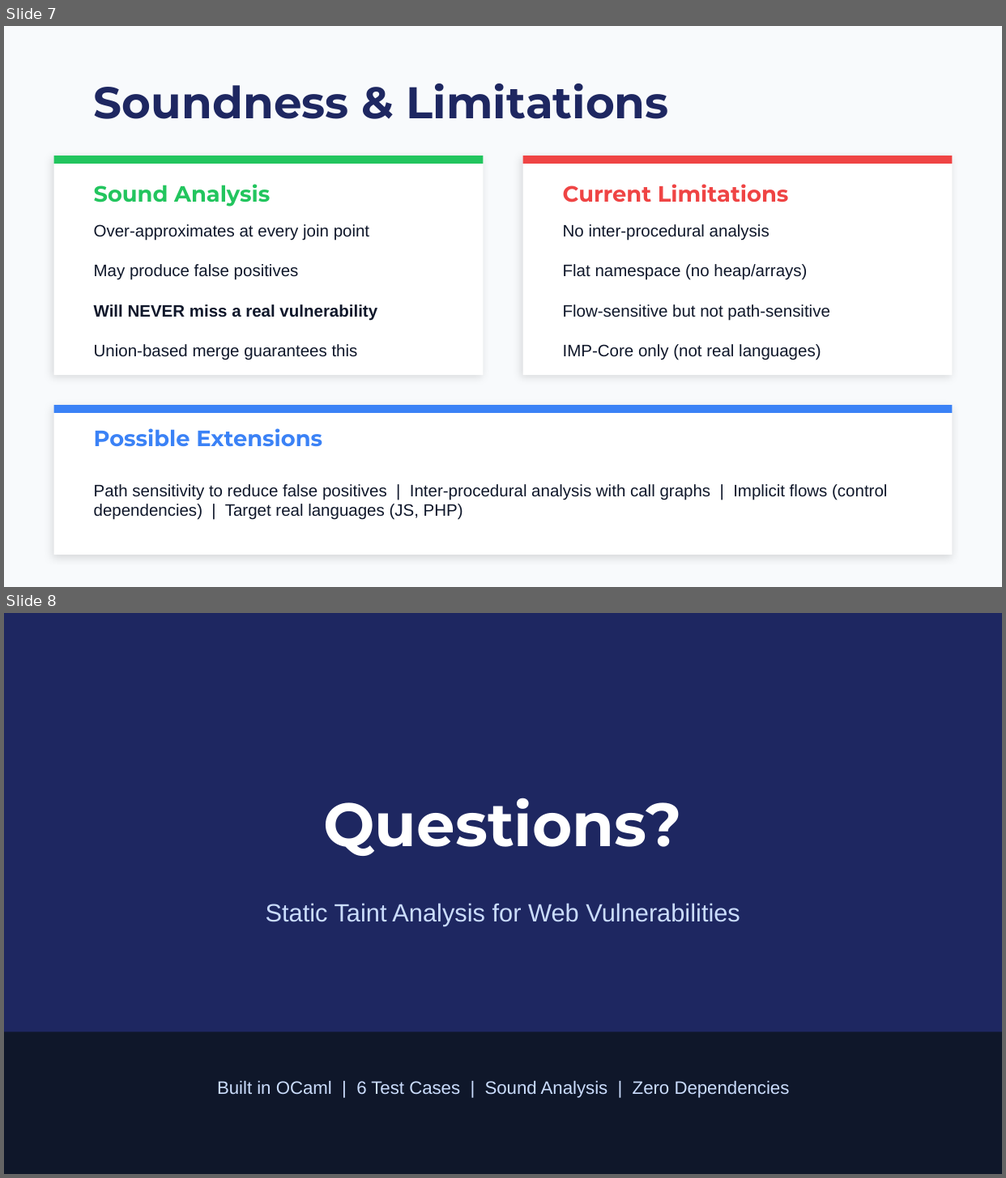
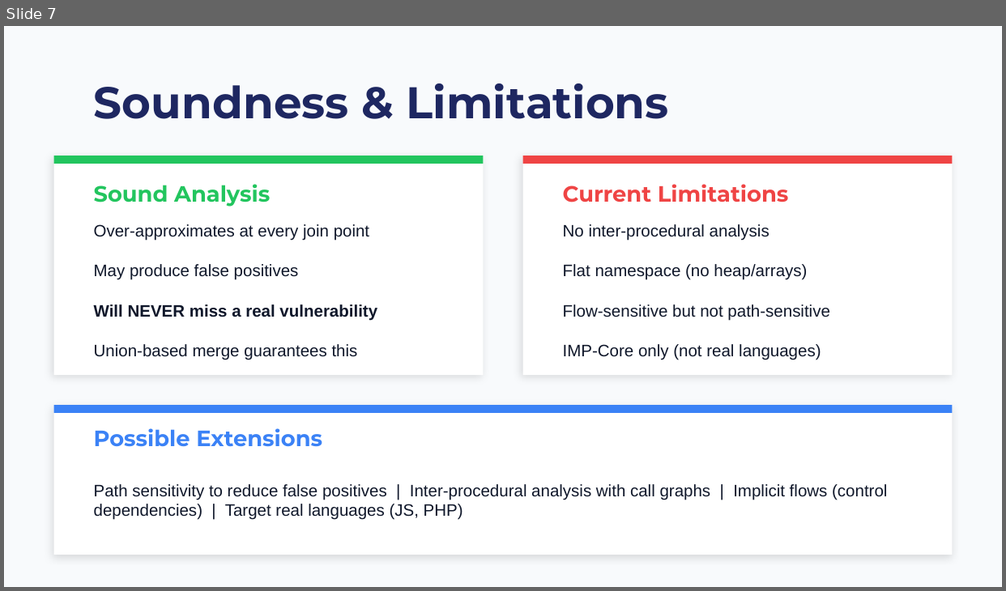
Before and after one commit to lyndalevy/cs336-project, a slide deck: CS336_Taint_Analysis_Presentation.pptx. Shown one above the other, each under a label of ours: slides 7 and 8 before the commit, slide 7 after it. The pictures are 1006x1178 and 1006x591 pixels, drawn with LibreOffice and Linux fonts; fonts in the diff are those of the drawing. Boxes give left, top, right and bottom in pixels: in the first picture for what was removed or moved away, otherwise in the second. Text is boxed around its words. In the diff, an @@ line names an element or a change of style, - is before the commit and + after.

```diff
--- a/CS336_Taint_Analysis_Presentation.pptx
+++ b/CS336_Taint_Analysis_Presentation.pptx
@@ slide 8 removed at (4, 613, 1002, 1174), background #1E2761 @@
@@ text removed at (323, 798, 682, 856) @@
-Questions?
@@ text removed at (266, 903, 739, 926) @@
-Static Taint Analysis for Web Vulnerabilities
@@ rectangle removed at (4, 1032, 1002, 1174) @@
@@ text removed at (217, 1081, 790, 1098) @@
-Built in OCaml | 6 Test Cases | Sound Analysis | Zero Dependencies
```
Also in this commit, not shown: 1 slide changed.
